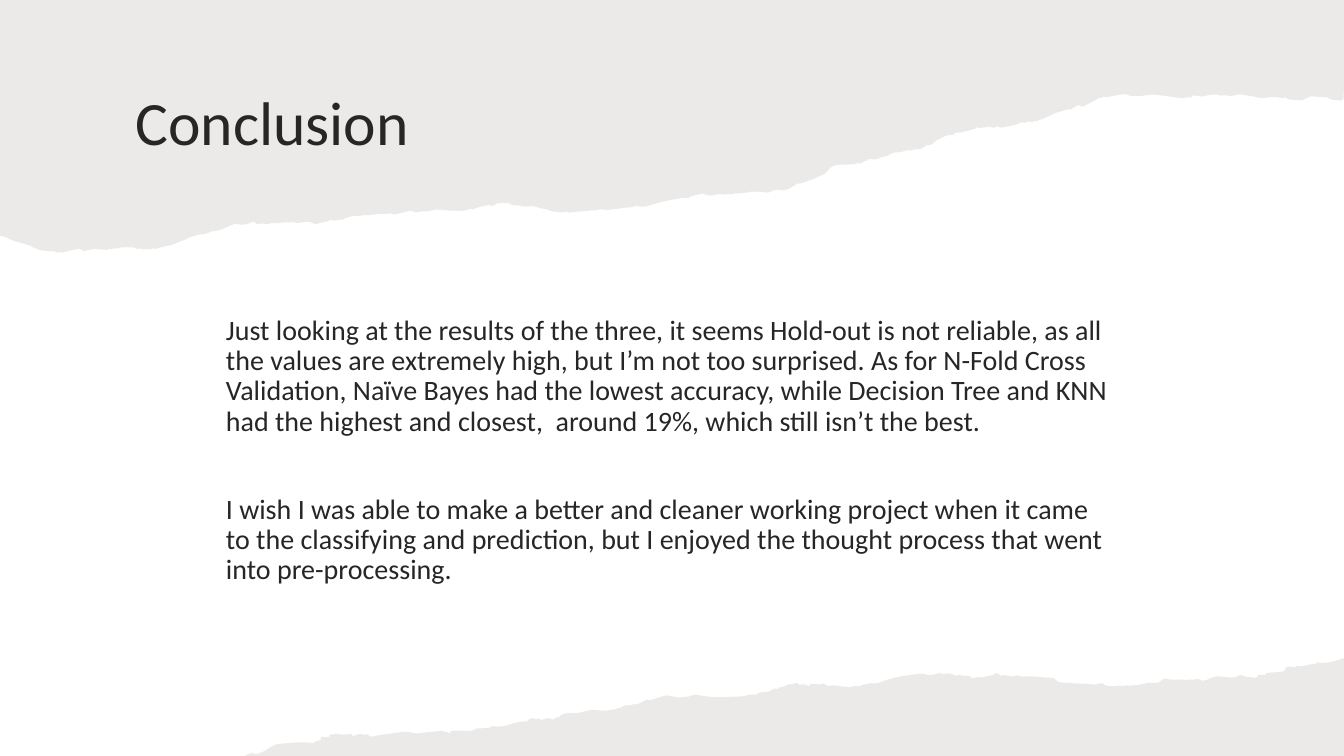
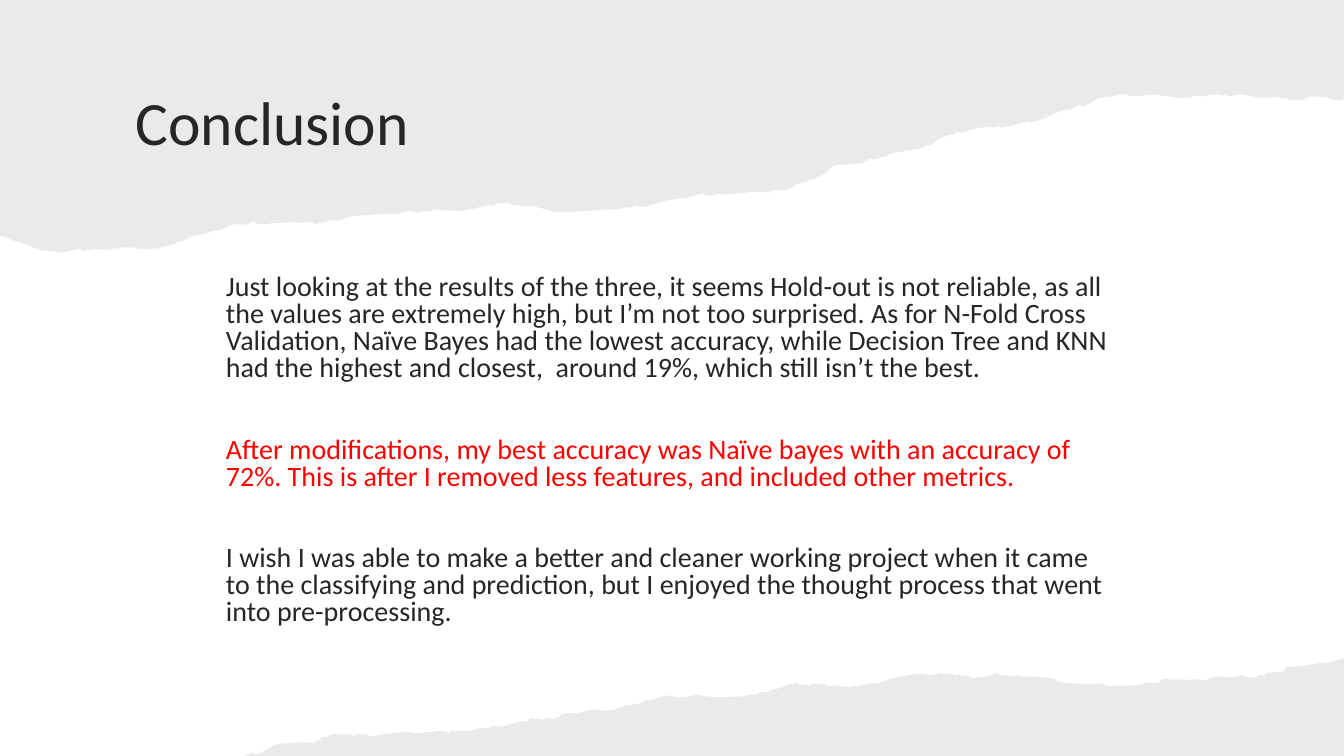
Before and after one commit to swiftzircon/INaturalist-Data-Project-ITMD-522, a slide deck: slide 14 of Presentation.pptx. Drawn at 1344x756 pixels with LibreOffice and Linux fonts; fonts in the diff are those of the drawing. Boxes give left, top, right and bottom in pixels: in the first picture for what was removed or moved away, otherwise in the second. Text is boxed around its words. In the diff, an @@ line names an element or a change of style, - is before the commit and + after.

```diff
--- a/Presentation.pptx
+++ b/Presentation.pptx
@@ text at box(226, 276, 1107, 626): line spacing 0.9 to 0.8 @@
@@ text at box(226, 439, 1070, 490): paragraph added @@
+After modifications, my best accuracy was Naïve bayes with an accuracy of 72%. This is after I removed less features, and included other metrics.
```
Also in this commit, not shown: 6 other slides changed, 3 other files.
